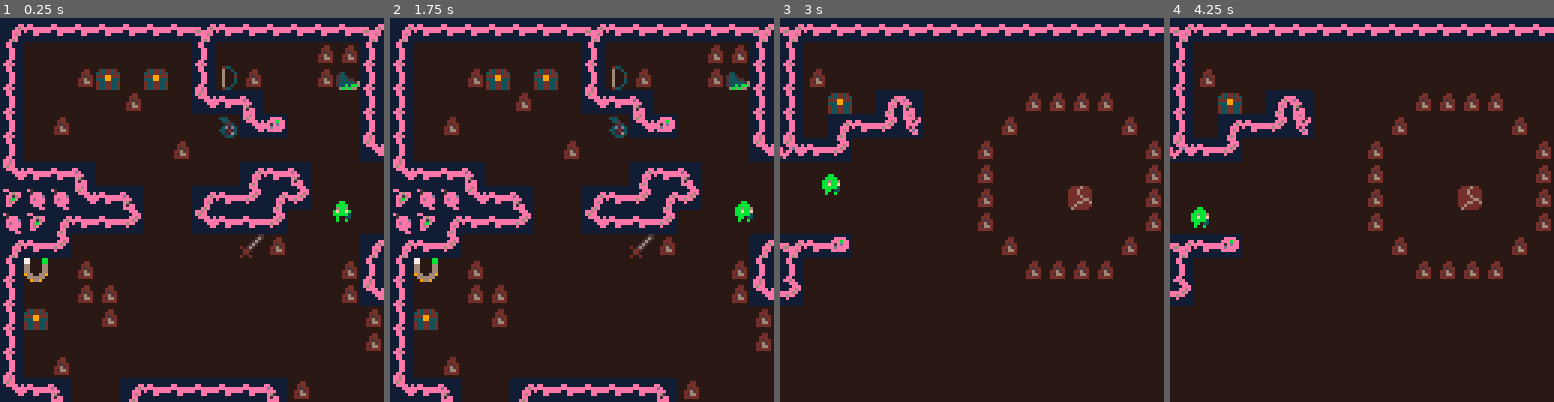
Above: before the commit, frames 1-4 (left to right).
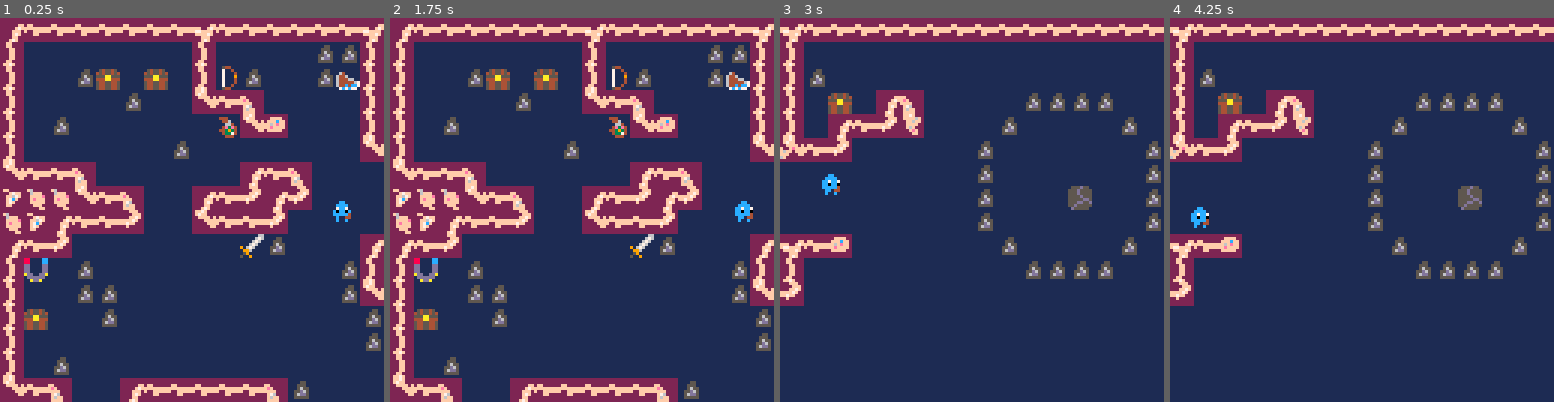
Above: after the commit, the same moments.

Repository: s-france/pico8GameS
Game: PICO-8 cartridge squid.p8
Same seed, same stepped clock (60 frames per second), same inputs: the game is played once before the commit and once after it.
Inputs:
- Up to frame 1 (0.25 s): no input
- Up to frame 2 (1.75 s): tap X (X key) at 0.33, 1.07 s; tap O (Z key) at 0.7, 1.7 s; hold Right from 1.6 s (still down)
- Up to frame 3 (3 s): tap X (X key) at 1.85, 2.97 s; release Right at 2.1 s; tap O (Z key) at 2.1, 2.5, 2.9 s; hold Up 2.15-2.42 s; hold Right from 2.47 s (still down)
- Up to frame 4 (4.25 s): release Right at 3.03 s; hold Left 3.08-3.58 s; tap O (Z key) at 3.3, 3.7, 4.1 s; hold Down 3.63-3.97 s; hold Right from 4.02 s (still down); tap X (X key) at 4.08 s

The runs differ from the first frame. In frame 1, 100% of the frame differs, in the area x 0-100%, y 0-100%; in frame 2, 100%; in frame 3, 100%; in frame 4, 100%.

Commit message:
Update squid.p8

Diff:
--- a/squid.p8
+++ b/squid.p8
@@ -95,7 +95,7 @@
 
 	foreach(particles, draw_particle)
 	//print("♥♥♥",13*8,1,8)
-	pal({128, 129, 130, 131, 132, 133, 134, 7, 132, 9, 10, 11, 134, 13, 14, 15}, 1)
+	//pal({128, 131, 0, 132, 131, 133, 134, 7, 138, 9, 10, 11, 140, 13, 14, 15}, 1)
 	--[[
 	print("player.itempool",1, 1, 0)
 	print(player.itempool.bow[2])
Not shown, changed: the music (__music__) section of squid.p8
Not shown, changed: the sound effects (__sfx__) section of squid.p8
